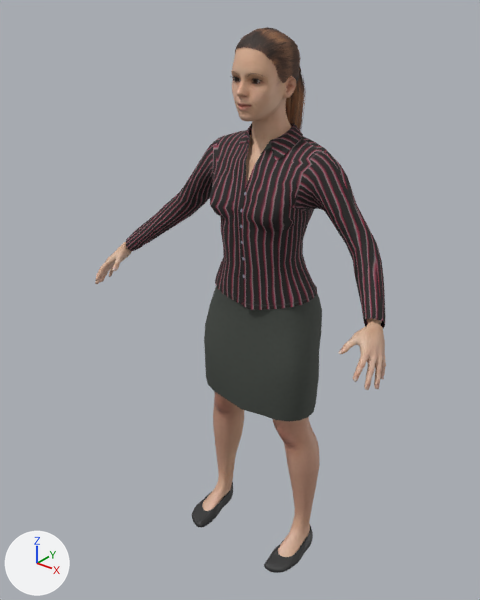
The glTF model olumi/app/3d/of-m.glb as it was, and as the next commit left it.
Both versions are drawn from a 50 mm lens placed at (1.039, -1.445, 1.697), pointed at (-0.049, -0.085, 0.854). Arrows for +X, +Y and +Z are at lower left; the lights stay in place. The first picture is the older version. Vertices at exactly the same position are counted once.

Script lines for the objects in view, before the commit:
```python
ob_human = bpy.data.objects.new('Human', me_base)
ob_human.location = (0.0, 0.0, 0.0)
ob_human_female_elegantsuit01 = bpy.data.objects.new('Human.female_elegantsuit01', me_female_elegantsuit01)
ob_human_female_elegantsuit01.location = (0.0, 0.0, 0.0)
ob_human_low_poly = bpy.data.objects.new('Human.low-poly', me_low_poly)
ob_human_low_poly.location = (0.0, 0.0, 0.0)
ob_human_ponytail01 = bpy.data.objects.new('Human.ponytail01', me_ponytail01)
ob_human_ponytail01.location = (0.0, 0.0, 0.0)
ob_human_toigo_ballet_flats = bpy.data.objects.new('Human.toigo_ballet_flats', me_flats_ballet)
ob_human_toigo_ballet_flats.location = (0.0, 0.0, 0.0)
```
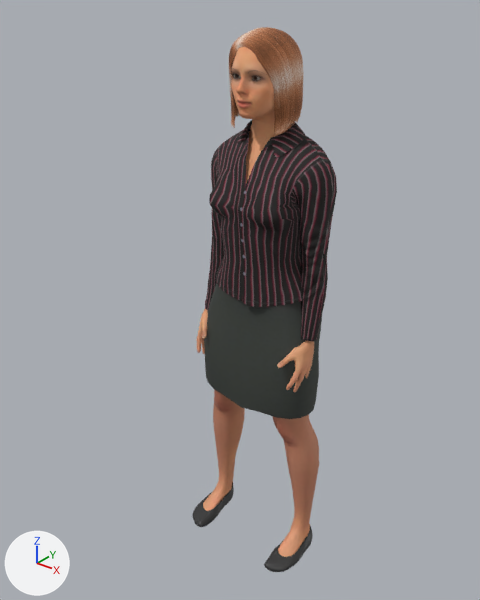
Edits to the bpy script that builds the scene:
```text
Change mat_human_body:
    mat_human_body.texture: img_middleage_lightskinned_female_diffuse -> img_young_lightskinned_female_diffuse_bronze
    mat_human_body.roughness: 0.55 -> 0.7
Change mat_human_female_elegantsuit01:
    where n2 = _N.new('ShaderNodeTexImage'); n2.name = 'Image Texture'
    n2.image: img_female_elegantsuit01_diffuse -> img_female_elegantsuit01_diffuse_ao
    add n3 = _N.new('ShaderNodeNormalMap'); n3.name = 'Normal Map'
    add n3.uv_map = 'UVMap'
    add n4 = _N.new('ShaderNodeTexImage'); n4.name = 'Image Texture.001'
    add n4.image = img_female_elegantsuit01_normal
    where n0 = _N.new('ShaderNodeBsdfPrincipled'); n0.name = 'Principled BSDF'
    add _L.new(n3.outputs[0], n0.inputs[5])  # 'Normal' to 'Normal'
    add _L.new(n4.outputs[0], n3.inputs[1])  # 'Color' to 'Color'
Add mat_human_toigo_blunt_bob:
    mat_human_toigo_blunt_bob = bpy.data.materials.new('Human.toigo_blunt_bob')
    # uses the picture img_strawberryblondhair
Change me_base:
    remove me_base.from_pydata(...)  # 4642 vertices, 9030 faces; spans x -0.48..0.48, y -0.29..0.05, z 0.02..1.58
    add me_base.from_pydata(...)  # 5182 vertices, 10112 faces; spans x -0.2..0.2, y -0.16..0.05, z 0.02..1.59
    me_base part 1: the loose piece of 763 vertices spanning x -0.48..-0.38, y -0.29..-0.12, z 0.84..0.99 is deleted
    me_base part 2: the loose piece of 745 vertices spanning x 0.38..0.48, y -0.29..-0.13, z 0.84..0.99 is deleted
    me_base part 3: 658 vertices moved from x -0.08..0.08, y -0.16..0.05, z 1.27..1.58 to x -0.08..0.08, y -0.16..0.05, z 1.27..1.59; 719 vertices removed from x -0.11..0.11, y -0.15..0.05, z 1.21..1.58; 1028 vertices added at x -0.12..0.12, y -0.16..0.05, z 1.21..1.59
    me_base part 4: 413 vertices moved from x -0.2..0.2, y -0.13..0.04, z 0.02..0.7 to x -0.2..0.2, y -0.13..0.04, z 0.02..0.71; 202 vertices removed from x -0.2..0.2, y -0.14..0.03, z 0.02..0.69; 1941 vertices added at x -0.2..0.2, y -0.15..0.02, z 0.02..0.83
Change me_female_elegantsuit01:
    remove me_female_elegantsuit01.from_pydata(...)  # 946 vertices, 1709 faces; spans x -0.442..0.438, y -0.189..0.096, z 0.523..1.357
    add me_female_elegantsuit01.from_pydata(...)  # 1050 vertices, 1913 faces; spans x -0.202..0.2, y -0.153..0.095, z 0.53..1.363
    me_female_elegantsuit01 part 5: the loose piece of 752 vertices spanning x -0.442..0.438, y -0.189..0.087, z 0.871..1.357 is rebuilt with 835 vertices and now spans x -0.202..0.2, y -0.153..0.087, z 0.776..1.363
    me_female_elegantsuit01 part 6: the loose piece of 194 vertices spanning x -0.194..0.194, y -0.142..0.096, z 0.523..0.939 is rebuilt with 215 vertices and now spans x -0.194..0.194, y -0.143..0.095, z 0.53..0.945
Change me_flats_ballet:
    remove me_flats_ballet.from_pydata(...)  # 1899 vertices, 3652 faces; spans x -0.211..0.211, y -0.196..0.018, z -0.006..0.05
    add me_flats_ballet.from_pydata(...)  # 2119 vertices, 4089 faces; spans x -0.21..0.21, y -0.194..0.018, z -0.006..0.05
    me_flats_ballet part 7: 4 vertices moved within x 0.132..0.197, y -0.156..-0.007, z -0.006..0.027; 934 vertices removed from x 0.124..0.211, y -0.196..0.018, z -0.006..0.05; 1048 vertices added at x 0.124..0.21, y -0.194..0.018, z -0.006..0.05
    me_flats_ballet part 8: 4 vertices moved within x -0.197..-0.132, y -0.156..-0.031, z -0.006..0.027; 930 vertices removed from x -0.211..-0.124, y -0.196..0.018, z -0.006..0.05; 1036 vertices added at x -0.21..-0.124, y -0.194..0.018, z -0.006..0.05
Remove ob_human_low_poly:
    ob_human_low_poly = bpy.data.objects.new('Human.low-poly', me_low_poly)
Remove ob_human_ponytail01:
    ob_human_ponytail01 = bpy.data.objects.new('Human.ponytail01', me_ponytail01)
Add ob_human_toigo_blunt_bob:
    ob_human_toigo_blunt_bob = bpy.data.objects.new('Human.toigo_blunt_bob', me_bob_blunt)  # 722 vertices, 1304 faces; spans x -0.097..0.096, y -0.128..0.06, z 1.332..1.588
    ob_human_toigo_blunt_bob.location = (0.0, 0.0, 0.0)
Add ob_human_high_poly:
    ob_human_high_poly = bpy.data.objects.new('Human.high-poly', me_high_poly)  # 1064 vertices, 2040 faces; spans x -0.0441..0.0441, y -0.126..-0.1026, z 1.466..1.4968
    ob_human_high_poly.location = (0.0, 0.0, 0.0)
```

Changed parts and their boxes [x1, y1, x2, y2] in the pictures (480 x 600 px; the box of a moved part takes in the faces that stretch with it):
'Human.female_elegantsuit01', surface changed, reshaped (49% narrower): before [126, 123, 386, 422]; after [204, 120, 337, 419]
'Human', surface changed, reshaped (58% narrower): before [95, 47, 386, 557]; after [197, 30, 319, 557]
'Human.toigo_blunt_bob', added (brown): after [229, 27, 304, 133]
'Human.ponytail01', deleted (brown): before [235, 27, 306, 131]
'Human.toigo_ballet_flats', reshaped: before [192, 482, 313, 573]; after [192, 483, 313, 572]
'Human.high-poly', added: after [234, 74, 260, 80]
'Human.low-poly', deleted: before [234, 77, 260, 83]
part 1 of me_base, deleted (beige): before [95, 242, 132, 284]
part 2 of me_base, deleted (beige): before [338, 318, 386, 390]
part 3 of me_base, moved or reshaped: before [231, 47, 296, 169]; after [231, 30, 292, 167]
part 4 of me_base, reshaped: before [203, 391, 320, 556]; after [197, 308, 319, 556]
part 5 of me_female_elegantsuit01, rebuilt (49% narrower, 8% taller): before [126, 123, 386, 328]; after [205, 120, 337, 342]
part 6 of me_female_elegantsuit01, rebuilt: before [204, 286, 322, 422]; after [204, 283, 322, 419]
part 7 of me_flats_ballet, moved or reshaped: before [264, 526, 313, 573]; after [264, 526, 313, 572]
part 8 of me_flats_ballet, moved or reshaped: before [192, 482, 233, 527]; after [192, 483, 234, 527]
